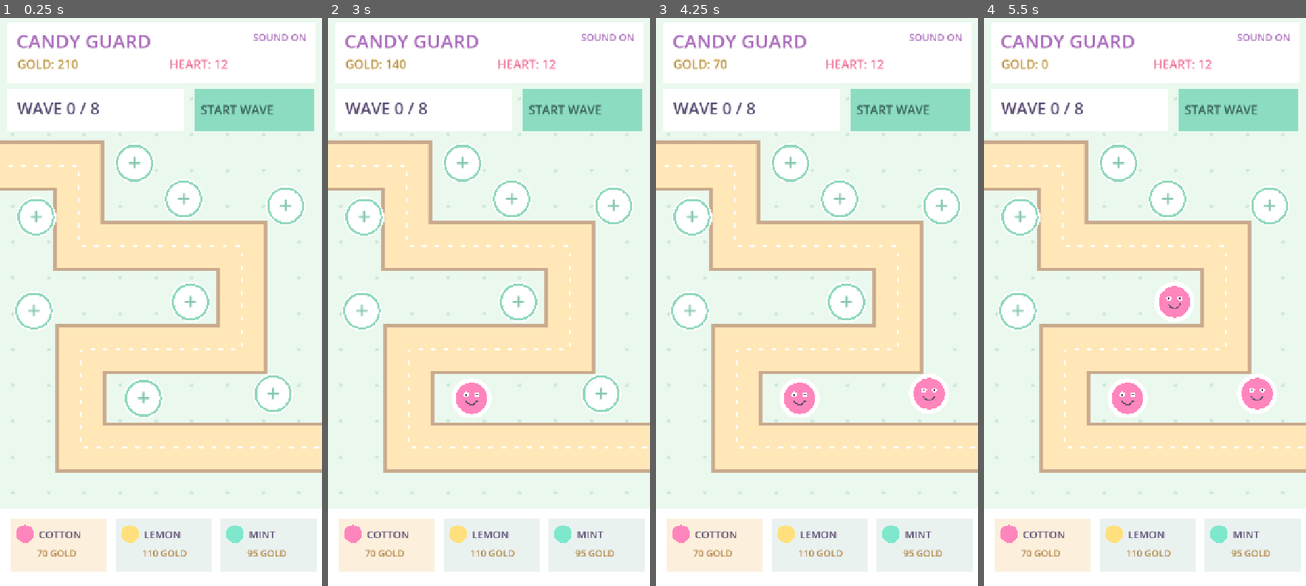
Above: before the commit, frames 1-4 (left to right).
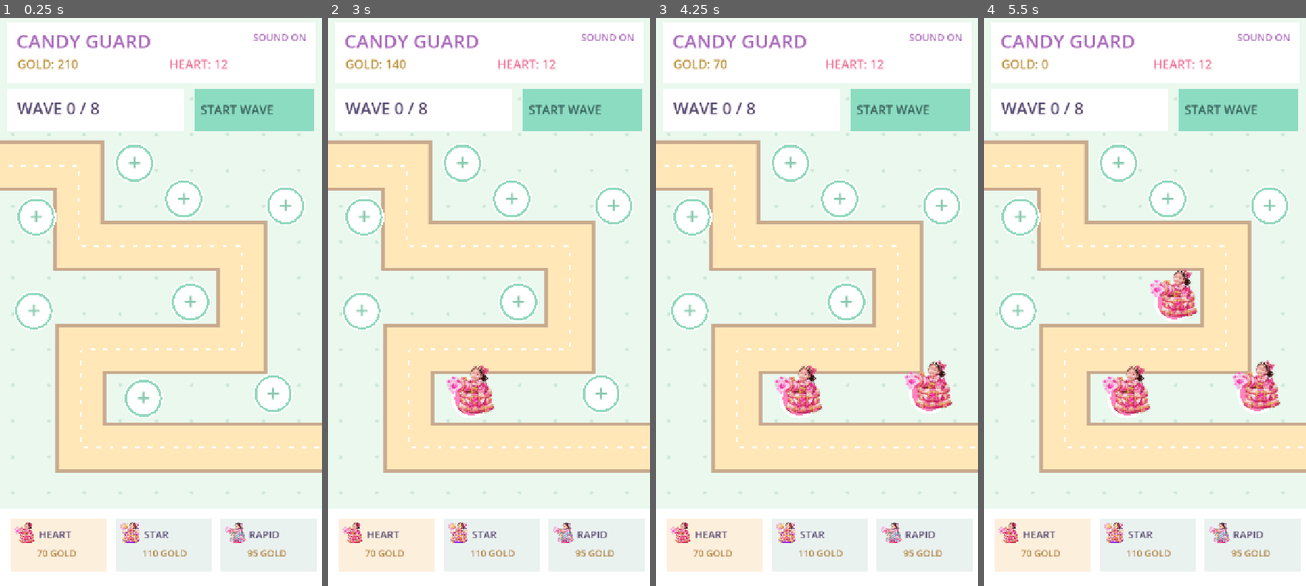
Above: after the commit, the same moments.

Repository: hwashin041/Defense
Game: Godot game, scene res://main.tscn
The game is run twice, just before and just after one commit, with the same random seed, the same clock (stepped at 60 frames per second) and the same inputs.
Inputs (mouse positions are in pixels of both pictures, inside the frame that each line leads up to):
- Up to frame 1 (0.25 s): no input
- Up to frame 2 (3 s): tap Enter at 0.5, 2 s; move the mouse to (559, 273) at 0.52 s; click (559, 273) at 0.67 s; tap Space at 1.25, 2.75 s; move the mouse to (424, 330) at 1.27 s; click (424, 330) at 1.42 s; move the mouse to (521, 171) at 2.02 s; click (521, 171) at 2.17 s; move the mouse to (472, 415) at 2.77 s; click (472, 415) at 2.92 s
- Up to frame 3 (4.25 s): tap Enter at 3.5 s; move the mouse to (913, 387) at 3.52 s; click (913, 387) at 3.67 s
- Up to frame 4 (5.5 s): tap Space at 4.25 s; move the mouse to (1048, 211) at 4.27 s; click (1048, 211) at 4.42 s; move the mouse to (1161, 302) at 5.02 s; click (1161, 302) at 5.17 s

The runs differ from the first frame. In frame 1, 0.8% of the frame differs, in the area x 4-87%, y 88-93%; in frame 2, 1.6%; in frame 3, 2.4%; in frame 4, 3.2%, in the area x 4-92%, y 44-93%.

Commit message:
Add Chaeyul character towers and retain audio

Diff:
--- a/game.gd
+++ b/game.gd
@@ -19,6 +19,7 @@
 var playing = false
 var ended = ""
 var font: Font
+var tower_images = [preload("res://assets/tower_heart.png"), preload("res://assets/tower_star.png"), preload("res://assets/tower_rapid.png")]
 var sound
 var shoot_sound_cooldown := 0.0
 
@@ -172,12 +173,9 @@
             label("+",pad+Vector2(-15,18),53,Color("8ac9af"))
         else:
             var kind: int = tower["kind"]
-            draw_circle(pad,35,COLORS[kind])
-            draw_circle(pad+Vector2(-12,-8),6,Color.WHITE)
-            draw_circle(pad+Vector2(12,-8),6,Color.WHITE)
-            draw_circle(pad+Vector2(-12,-8),2,Color("5a4261"))
-            draw_circle(pad+Vector2(12,-8),2,Color("5a4261"))
-            draw_arc(pad,14,0.3,2.8,18,Color("6e526e"),3)
+            draw_circle(pad,38,COLORS[kind])
+            var tower_rect = Rect2(pad.x-56.0,pad.y-76.0,112.0,112.0)
+            draw_texture_rect(tower_images[kind],tower_rect,false)
     for e in enemies:
         var p: Vector2 = e["pos"]
         var r = 32.0 if e["boss"] else 24.0
@@ -193,8 +191,8 @@
     for i in range(3):
         var p = Vector2(22+i*235,1128)
         panel(Rect2(p,Vector2(215,120)),Color("fcefdc") if selected == i else Color("eaf2f0"))
-        draw_circle(p+Vector2(33,35),20,COLORS[i])
-        label(["COTTON","LEMON","MINT"][i],p+Vector2(64,45),23)
+        draw_texture_rect(tower_images[i],Rect2(p.x+9.0,p.y+8.0,48.0,48.0),false)
+        label(["HEART","STAR","RAPID"][i],p+Vector2(64,45),23)
         label("%d GOLD" % COSTS[i],p+Vector2(60,86),21,Color("b28647"))
     if ended != "":
         panel(Rect2(55,475,610,290),Color("f8edff"))
Binary file added: assets/tower_heart.png
Binary file added: assets/tower_rapid.png
Binary file added: assets/tower_star.png
